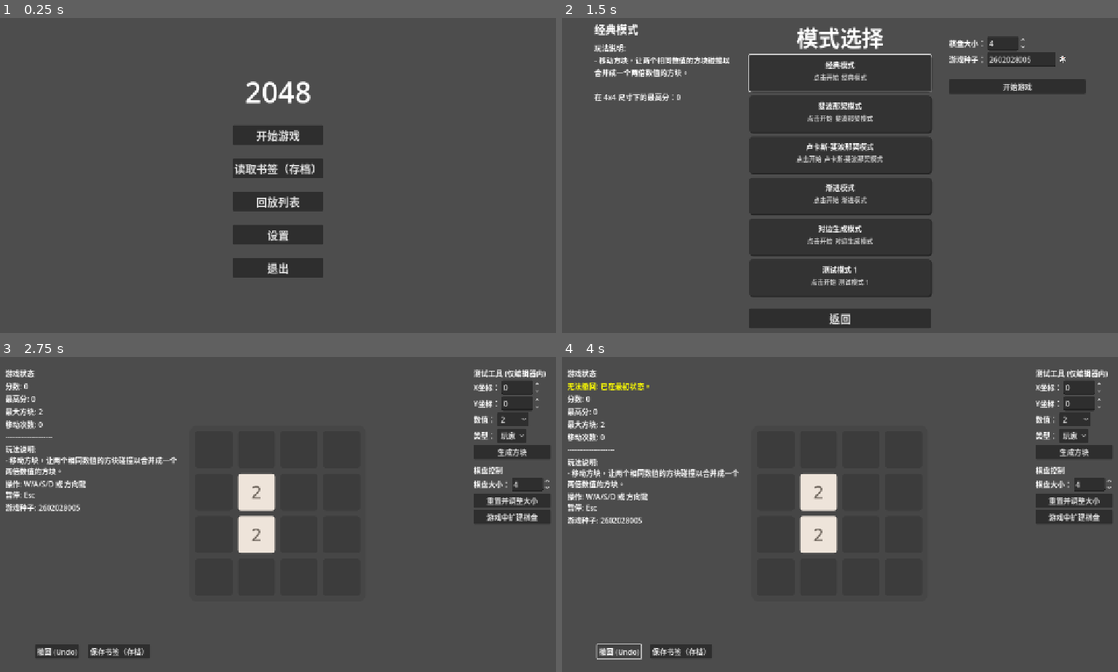
Above: before the commit, frames 1-4 (two rows, left to right).
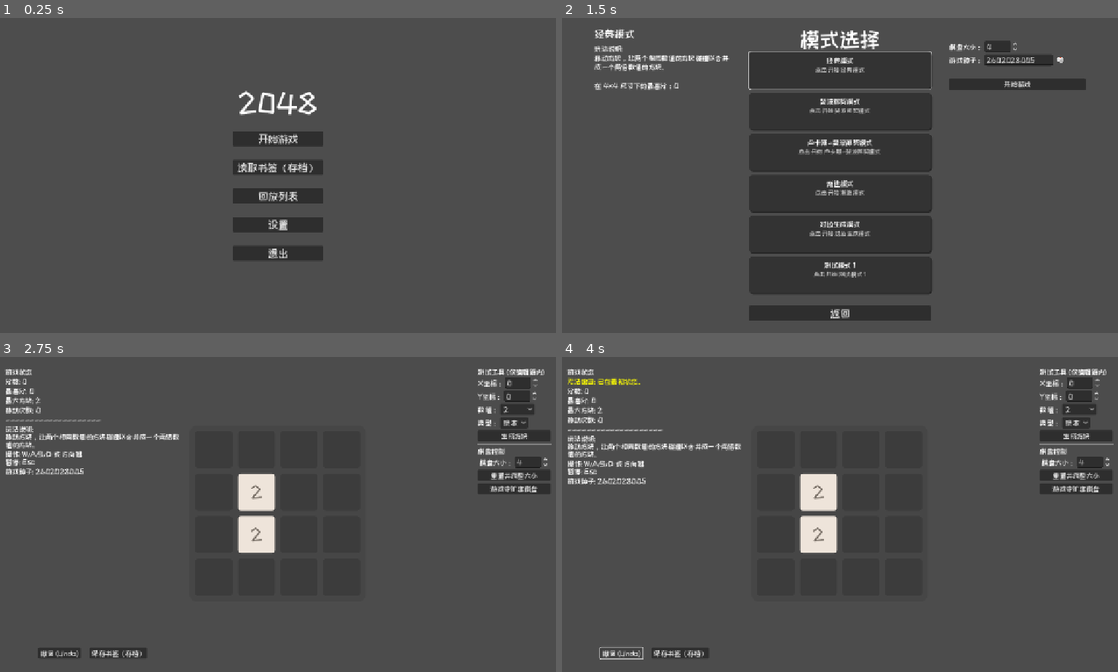
Above: after the commit, the same moments.

Repository: C76GN/2048-all-in-one
Game: Godot game, scene res://scenes/main_menu.tscn
Two runs of this game, one before a commit and one after it. Both use one fixed random seed, a clock stepped at 60 frames per second and the inputs below.
Inputs (mouse positions are in pixels of both pictures, inside the frame that each line leads up to):
- Up to frame 1 (0.25 s): no input
- Up to frame 2 (1.5 s): click "开始游戏" at 0.5 s; click (840, 71) at 1.25 s
- Up to frame 3 (2.75 s): click "开始游戏" at 2 s
- Up to frame 4 (4 s): click "2" at 2.75 s; click "撤回 (Undo)" at 3.5 s

The runs differ from the first frame. In frame 1, 5.0% of the frame differs, in the area x 41-59%, y 20-83%; in frame 2, 10%, in the area x 5-95%, y 1-99%; in frame 3, 7.2%; in frame 4, 7.7%.

Commit message:
Fix word wrapping in HUD and mode description labels
Changed TextServer.AUTOWRAP_WORD to TextServer.AUTOWRAP_WORD_SMART in hud.gd and mode_selection.gd to fix incorrect line breaks in exported builds, ensuring text wraps more naturally and descriptions display correctly.

Diff:
--- a/project.godot
+++ b/project.godot
@@ -34,6 +34,10 @@
 
 enabled=PackedStringArray("res://addons/theme_importer/plugin.cfg")
 
+[gui]
+
+theme/custom_font="uid://cvosdaiqn3n5s"
+
 [input]
 
 move_up={
--- a/resources/modes/classic_mode_config.tres
+++ b/resources/modes/classic_mode_config.tres
@@ -22,7 +22,7 @@
 script = ExtResource("4_y7c41")
 mode_name = "经典模式"
 mode_description = "玩法说明:
-- 移动方块，让两个相同数值的方块碰撞以合并成一个两倍数值的方块。"
+移动方块，让两个相同数值的方块碰撞以合并成一个两倍数值的方块。"
 interaction_rule = SubResource("Resource_jk0ep")
 color_schemes = {
 0: ExtResource("2_y7c41"),
--- a/resources/modes/fibonacci_mode_config.tres
+++ b/resources/modes/fibonacci_mode_config.tres
@@ -22,8 +22,8 @@
 script = ExtResource("1_i6mjw")
 mode_name = "斐波那契模式"
 mode_description = "玩法说明:
-- 两个 '1' 可以合并成 '2'。
-- 两个在斐波那契数列中相邻的数字可以合并成它们的和 (例如 2+3=5)。"
+两个 '1' 可以合并成 '2'。
+两个在斐波那契数列中相邻的数字可以合并成它们的和 (例如 2+3=5)。"
 interaction_rule = SubResource("Resource_n5c15")
 color_schemes = {
 0: ExtResource("2_s7tht"),
--- a/resources/modes/lucas_fibonacci_mode_config.tres
+++ b/resources/modes/lucas_fibonacci_mode_config.tres
@@ -22,8 +22,8 @@
 script = ExtResource("1_bibj5")
 mode_name = "卢卡斯-斐波那契模式"
 mode_description = "玩法说明:
-- 斐波那契数与卢卡斯数可以分别合并。
-- 特殊规则: F(n-1) + F(n+1) = L(n)。"
+斐波那契数与卢卡斯数可以分别合并。
+特殊规则: F(n-1) + F(n+1) = L(n)。"
 interaction_rule = SubResource("Resource_qvxyt")
 color_schemes = {
 0: ExtResource("1_osb3v"),
--- a/resources/modes/opposite_edge_mode_config.tres
+++ b/resources/modes/opposite_edge_mode_config.tres
@@ -22,8 +22,8 @@
 script = ExtResource("5_y7c41")
 mode_name = "对边生成模式"
 mode_description = "玩法说明:
-- 经典2048合并规则。
-- 新方块会生成在您滑动方向的对向边缘，且仅限于那些因滑动而发生位移的行/列。"
+经典2048合并规则。
+新方块会生成在您滑动方向的对向边缘，且仅限于那些因滑动而发生位移的行/列。"
 interaction_rule = SubResource("Resource_jk0ep")
 color_schemes = {
 0: ExtResource("2_y7c41"),
--- a/resources/modes/progressive_mode_config.tres
+++ b/resources/modes/progressive_mode_config.tres
@@ -22,9 +22,9 @@
 script = ExtResource("1_o4y40")
 mode_name = "渐进模式"
 mode_description = "玩法说明:
-- 初始只生成2和4。
-- 合成2048后，解锁生成8。
-- 合成4096后，解锁生成16，以此类推。"
+初始只生成2和4。
+合成2048后，解锁生成8。
+合成4096后，解锁生成16，以此类推。"
 interaction_rule = SubResource("Resource_cubgt")
 color_schemes = {
 0: ExtResource("2_vrvml"),
--- a/scripts/ui/hud.gd
+++ b/scripts/ui/hud.gd
@@ -72,7 +72,7 @@
 				var new_label = RichTextLabel.new()
 				new_label.bbcode_enabled = true
 				new_label.fit_content = true
-				new_label.autowrap_mode = TextServer.AUTOWRAP_WORD
+				new_label.autowrap_mode = TextServer.AUTOWRAP_WORD_SMART
 				ui_node = new_label
 
 			stats_container.add_child(ui_node)
@@ -83,7 +83,6 @@
 		if key == "status_message":
 			stats_container.move_child(ui_node, 0)
 
-
 		# 步骤3: 根据节点类型，使用不同的方式更新内容。
 		if ui_node is FlowLabelList:
 			ui_node.update_data(data_to_display)
--- a/scripts/ui/mode_selection.gd
+++ b/scripts/ui/mode_selection.gd
@@ -68,7 +68,7 @@
 
 	# 模式描述标签
 	_info_desc_label = Label.new()
-	_info_desc_label.autowrap_mode = TextServer.AUTOWRAP_WORD
+	_info_desc_label.autowrap_mode = TextServer.AUTOWRAP_WORD_SMART
 	_info_desc_label.size_flags_horizontal = Control.SIZE_FILL
 	left_panel_container.add_child(_info_desc_label)
 
@@ -137,7 +137,6 @@
 	_info_desc_label.text = _selected_mode_config.mode_description
 	_update_high_score_label()
 
-
 ## 根据当前选中的模式，填充右侧配置面板。
 func _populate_right_panel() -> void:
 	# 设置SpinBox的范围和默认值
@@ -153,7 +152,6 @@
 		# 即使没有记录，SaveManager.get_high_score 也会返回
 		var high_score = SaveManager.get_high_score(mode_id, _current_grid_size)
 		_info_score_label.text = "\n在 %dx%d 尺寸下的最高分：%d" % [_current_grid_size, _current_grid_size, high_score]
-
 
 # --- 信号处理函数 ---
 
Binary file added: resources/fonts/ZCOOLKuaiLe-Regular.ttf
Not shown, added: resources/fonts/ZCOOLKuaiLe-Regular.ttf.import
